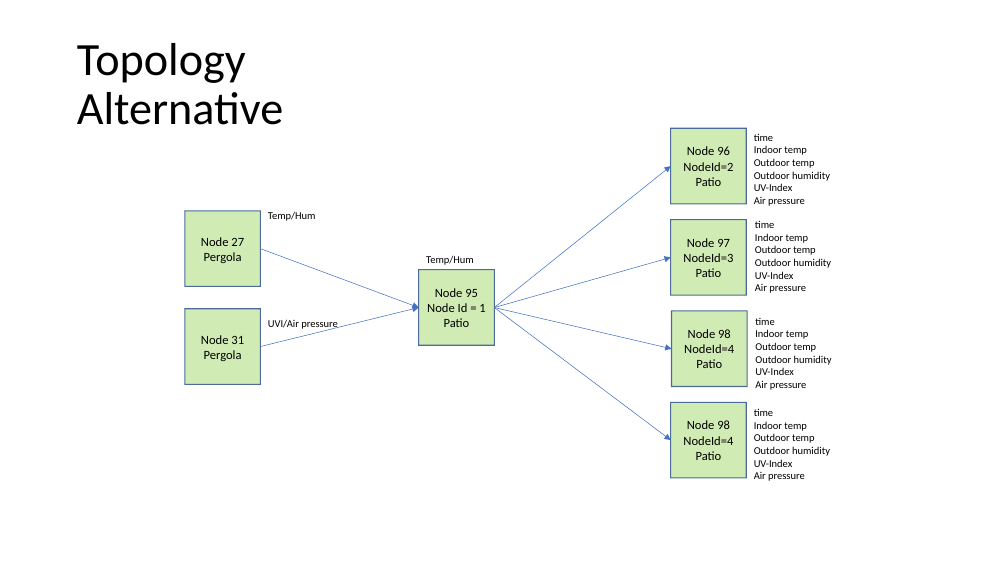
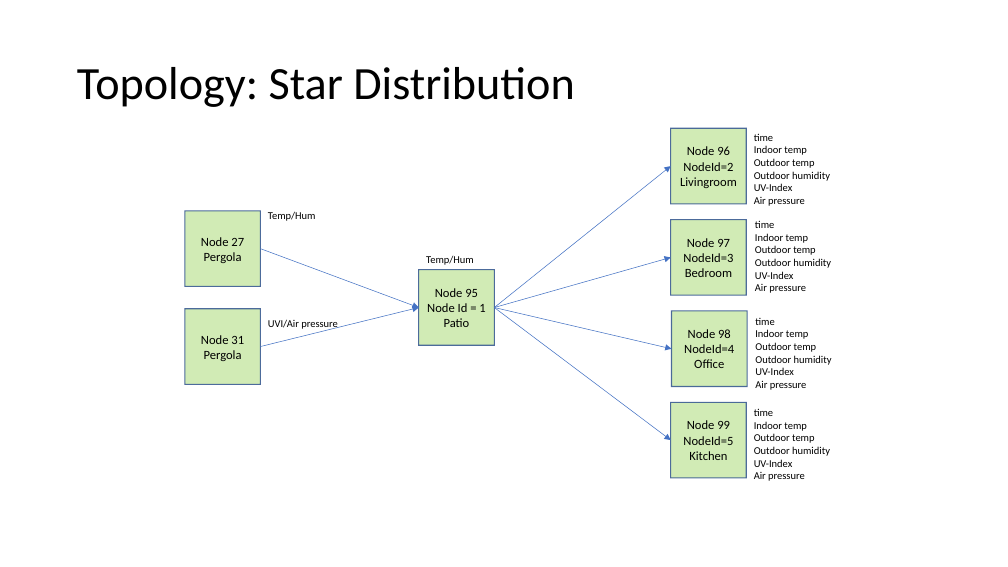
Before and after one commit to ollejoha/SevenSegmentClockNrf_2021, a slide deck: slide 3 of Documentation/ClockNet.pptx. Drawn at 1008x567 pixels with LibreOffice and Linux fonts; fonts in the diff are those of the drawing. Boxes give left, top, right and bottom in pixels: in the first picture for what was removed or moved away, otherwise in the second. Text is boxed around its words. In the diff, an @@ line names an element or a change of style, - is before the commit and + after.

```diff
--- a/Documentation/ClockNet.pptx
+++ b/Documentation/ClockNet.pptx
@@ title at bbox=[77, 67, 574, 107]: text changed @@
-Topology
-Alternative
+Topology: Star Distribution
@@ text in rectangle at bbox=[680, 177, 737, 188]: text changed @@
-Patio
+Livingroom
@@ text in rectangle at bbox=[685, 268, 732, 277]: text changed @@
-Patio
+Bedroom
@@ text in rectangle at bbox=[694, 359, 724, 368]: text changed @@
-Patio
+Office
@@ text in rectangle at bbox=[683, 420, 733, 460]: text changed @@
-Node 98
-NodeId=4
-Patio
+Node 99
+NodeId=5
+Kitchen
```
Also in this commit, not shown: 2 other slides changed, 1 slide added, 1 other file.
